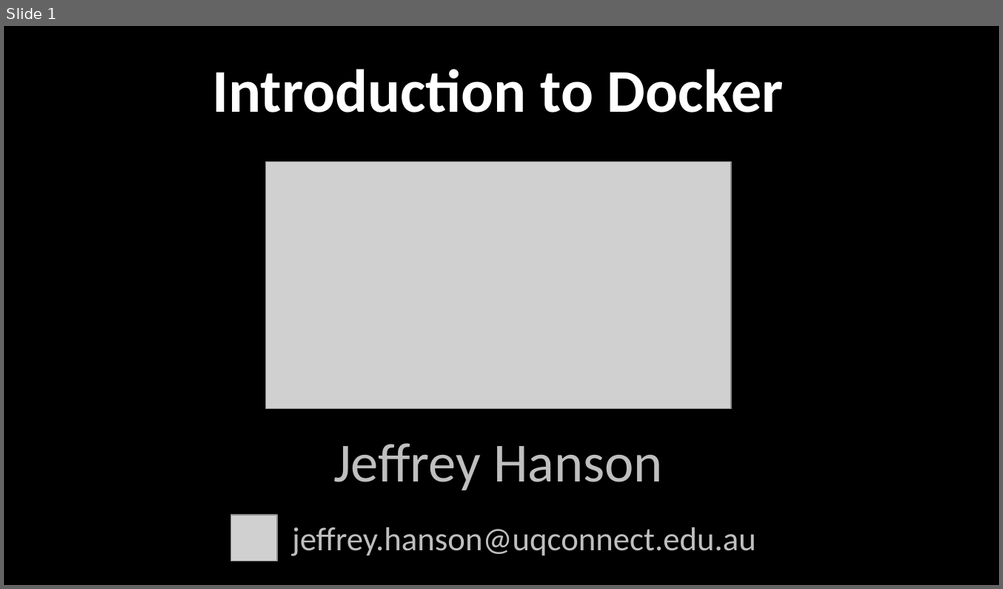
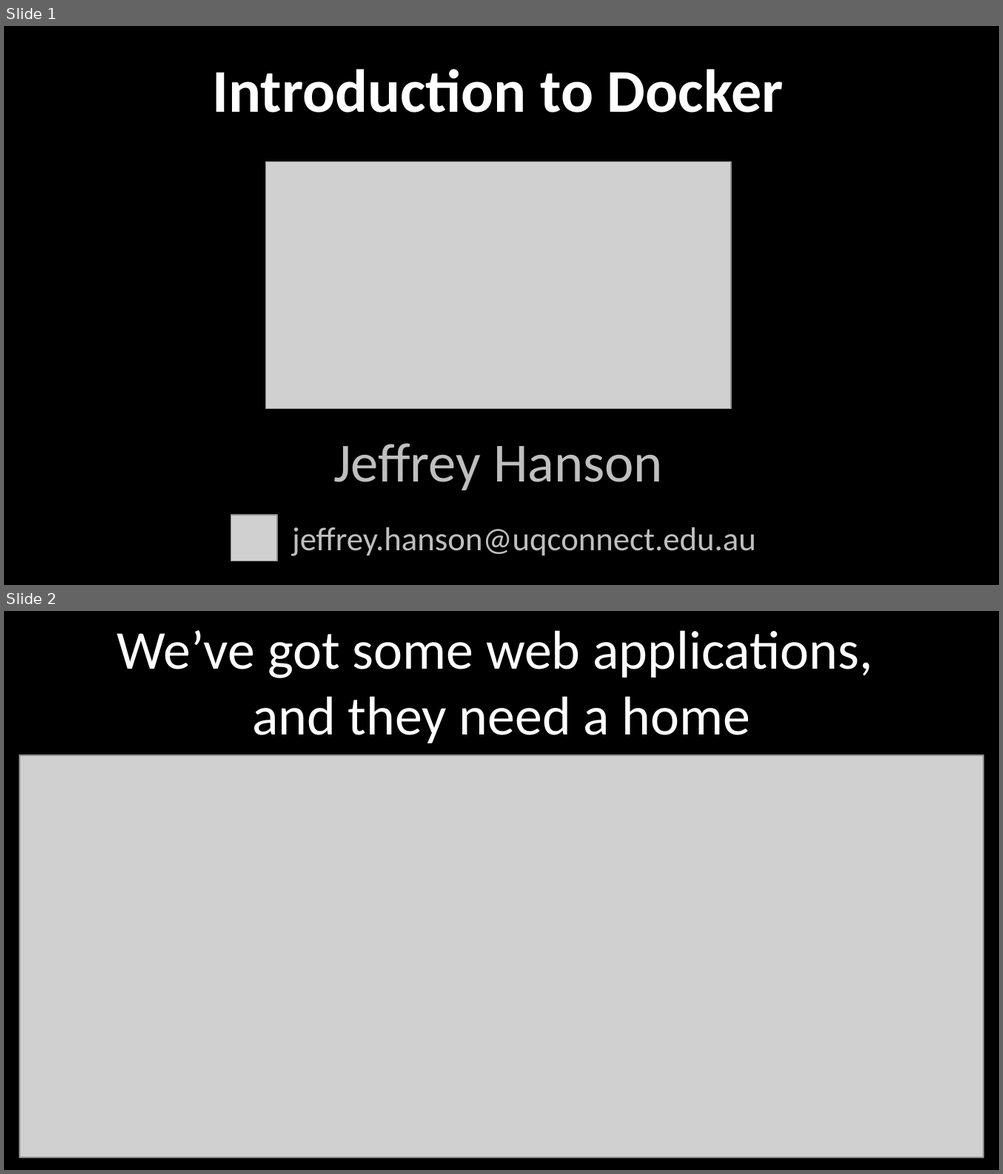
Before and after one commit to jeffreyhanson/abstracts-and-slides, a slide deck: seminars/NCC-docker-14-07-2021/slides.pptx. Shown one above the other, each under a label of ours: slide 1 before the commit, slides 1 and 2 after it. The pictures are 1003x589 and 1003x1174 pixels, drawn with LibreOffice and Linux fonts; fonts in the diff are those of the drawing; grey boxes stand for pictures. Boxes give left, top, right and bottom in pixels: in the first picture for what was removed or moved away, otherwise in the second. Text is boxed around its words. In the diff, an @@ line names an element or a change of style, - is before the commit and + after.

```diff
--- a/seminars/NCC-docker-14-07-2021/slides.pptx
+++ b/seminars/NCC-docker-14-07-2021/slides.pptx
@@ slide 2 added at bbox=[4, 611, 999, 1170], background #000000 @@
@@ title added at bbox=[117, 630, 872, 743], 39.6 pt, text #FFFFFF @@
+We’ve got some web applications,
+and they need a home
@@ picture added at bbox=[20, 755, 984, 1158] @@
```
Also in this commit, not shown: 1 other slide added.
